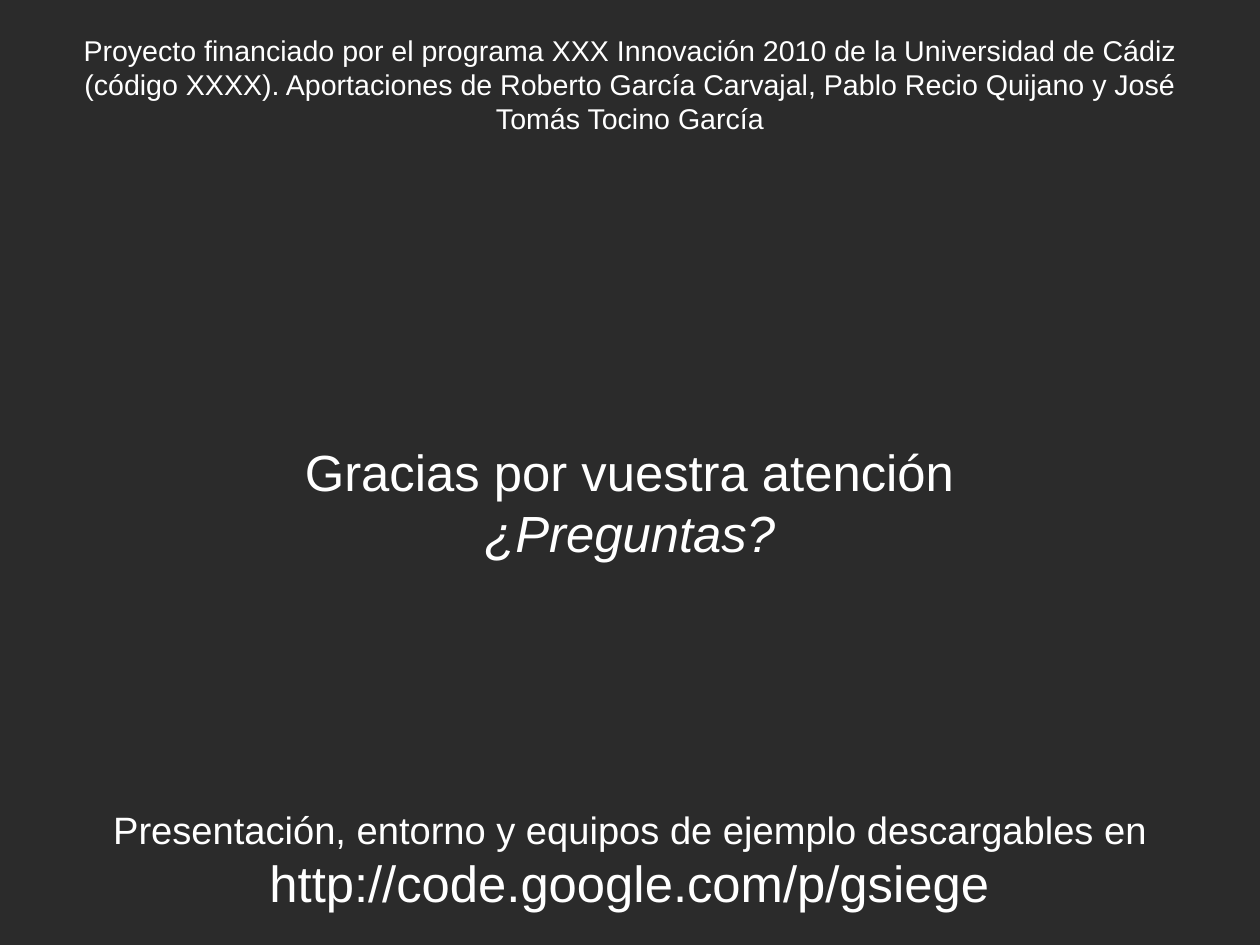
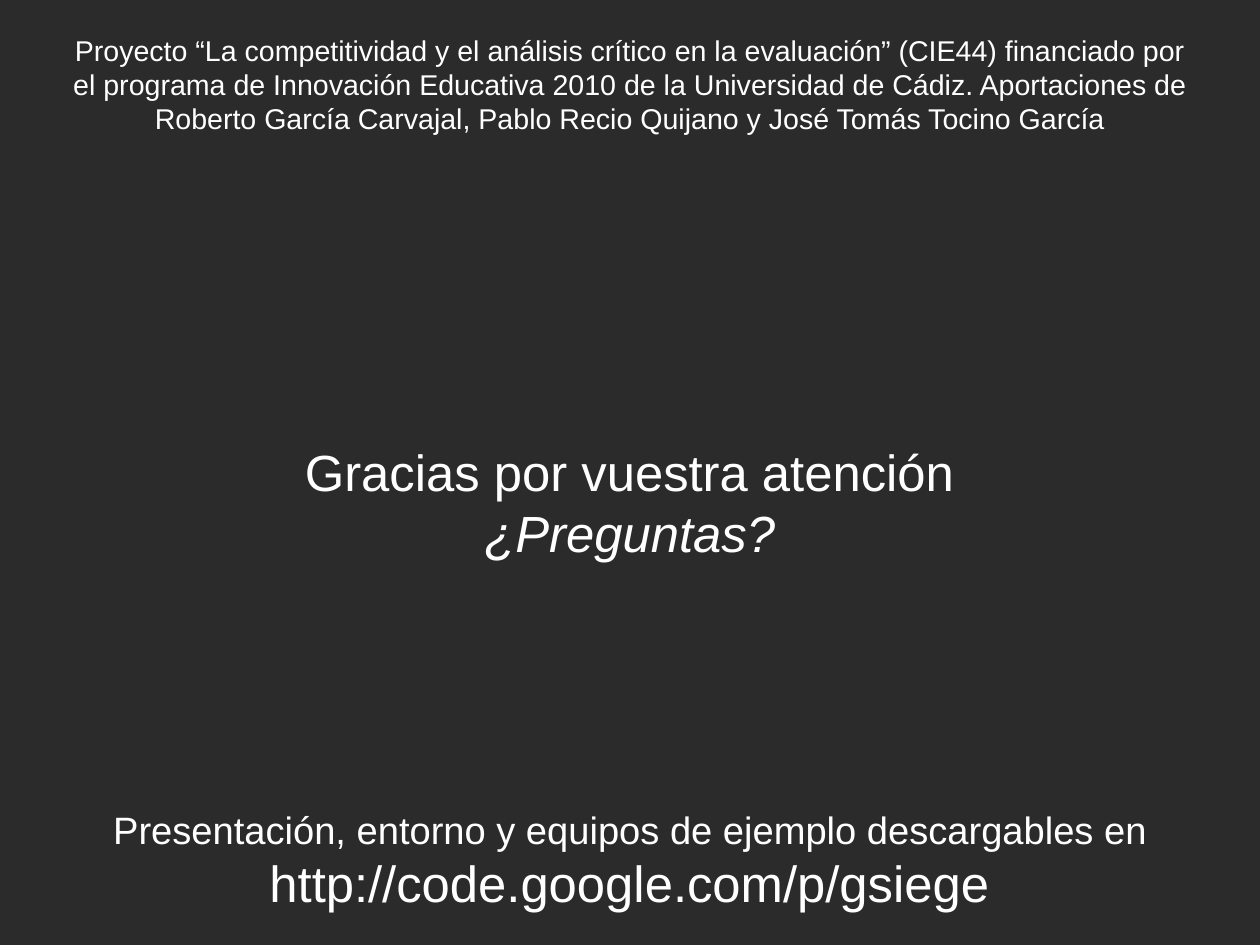
Before and after one commit to rompehielos013013013/gsiege, a slide deck: slide 32 of presentacion/expertoUCLM2014/SSEE-IA.odp (slide 26 before the commit). Drawn at 1260x945 pixels with LibreOffice and Linux fonts; fonts in the diff are those of the drawing; background and template pictures are left out; a plain dark background stands for a picture behind light text. Boxes give left, top, right and bottom in pixels: in the first picture for what was removed or moved away, otherwise in the second. Text is boxed around its words. In the diff, an @@ line names an element or a change of style, - is before the commit and + after.

```diff
--- a/presentacion/expertoUCLM2014/SSEE-IA.odp
+++ b/presentacion/expertoUCLM2014/SSEE-IA.odp
@@ subtitle at box(73, 40, 1186, 135): text changed @@
-Proyecto financiado por el programa XXX Innovación 2010 de la Universidad de Cádiz (código XXXX). Aportaciones de Roberto García Carvajal, Pablo Recio Quijano y José Tomás Tocino García
+Proyecto “La competitividad y el análisis crítico en la evaluación” (CIE44) financiado por el programa de Innovación Educativa 2010 de la Universidad de Cádiz. Aportaciones de Roberto García Carvajal, Pablo Recio Quijano y José Tomás Tocino García
```
Also in this commit, not shown: 6 other slides changed, 7 slides added, 1 slide removed, 1 other file.
